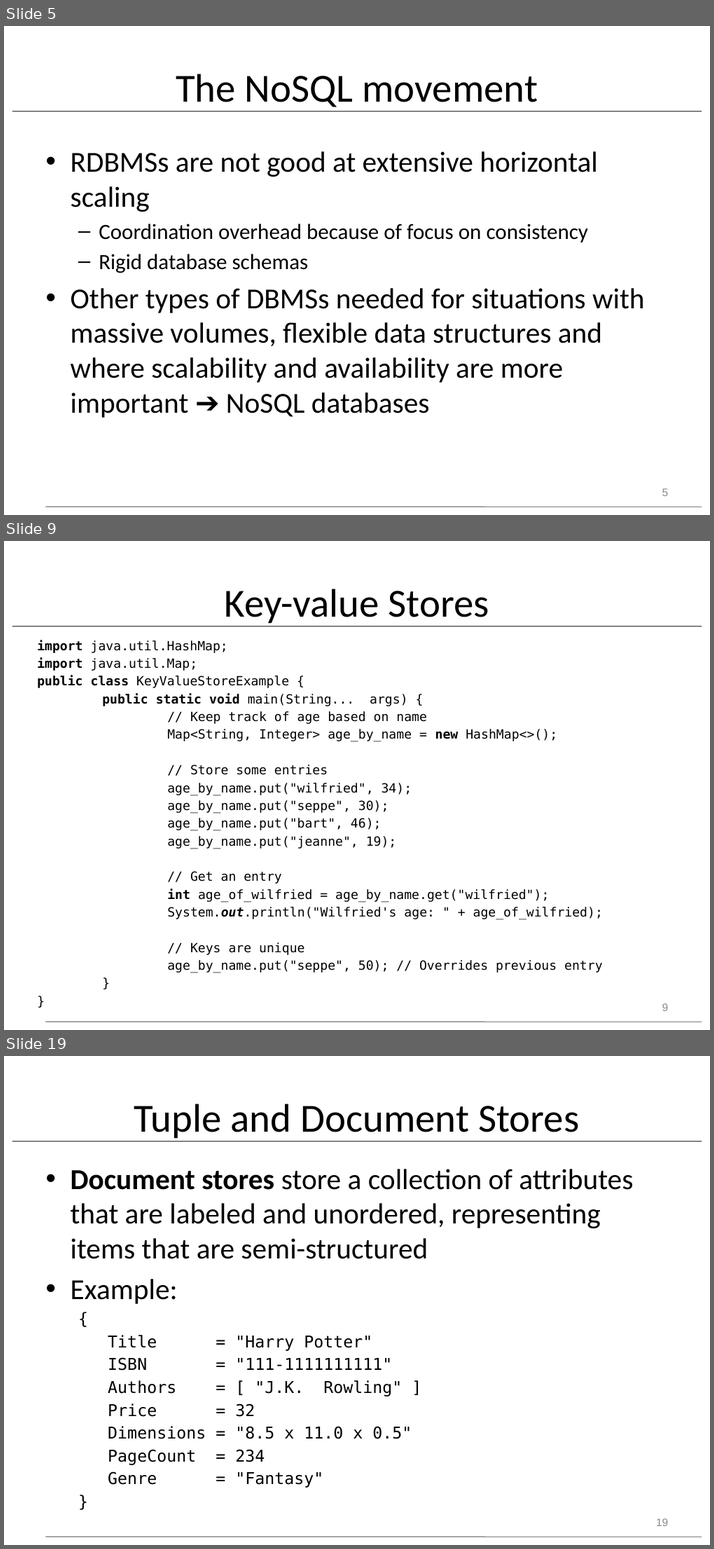
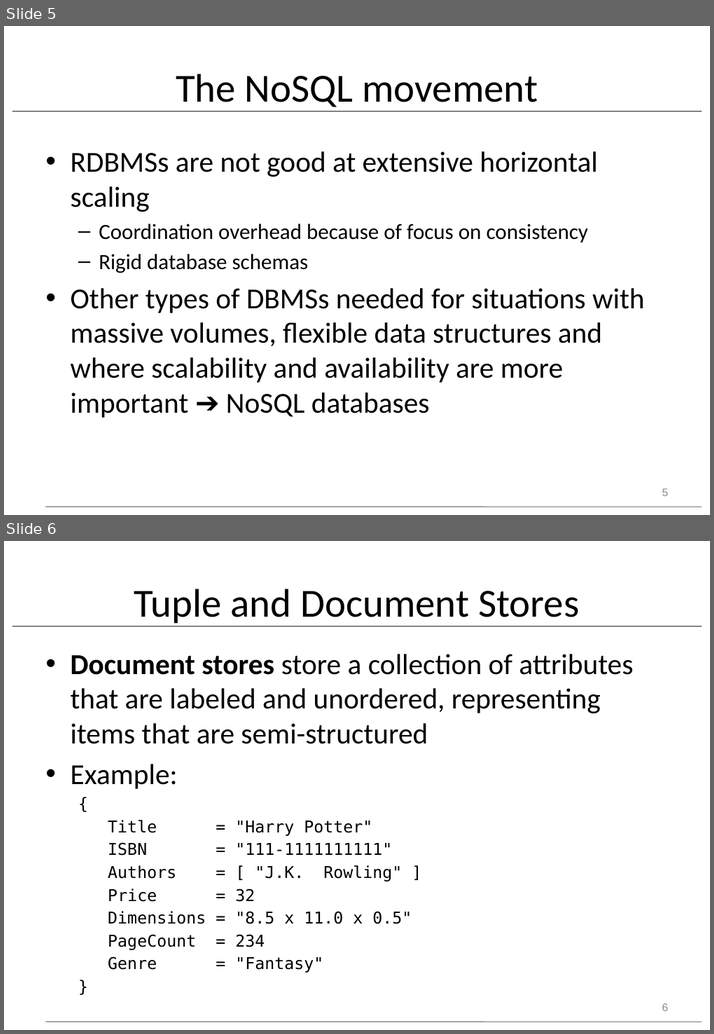
Before and after one commit to dickinson-comp378-fa2025/comp378-web, a slide deck: resources/class27/pdbm-ch11-abbrev.pptx. Shown one above the other, each under a label of ours: slides 5, 9 and 19 before the commit, slides 5 and 6 after it; the slides between them are not shown. The pictures are 714x1549 and 714x1034 pixels, drawn with LibreOffice and Linux fonts; fonts in the diff are those of the drawing. Boxes give left, top, right and bottom in pixels: in the first picture for what was removed or moved away, otherwise in the second. Text is boxed around its words. In the diff, an @@ line names an element or a change of style, - is before the commit and + after.

```diff
--- a/resources/class27/pdbm-ch11-abbrev.pptx
+++ b/resources/class27/pdbm-ch11-abbrev.pptx
@@ slide 9 removed at (x1=4, y1=541, x2=710, y2=1030), background #FFFFFF; not listed: 2 template elements that a slide beside it also shows @@
@@ title removed at (x1=224, y1=589, x2=489, y2=626) @@
-Key-value Stores
@@ text removed at (x1=37, y1=640, x2=602, y2=955) @@
-import java.util.HashMap;
-import java.util.Map;
-public class KeyValueStoreExample {
-public static void main(String... args) {
-// Keep track of age based on name
-Map<String, Integer> age_by_name = new HashMap<>();
-// Store some entries
-age_by_name.put("wilfried", 34);
-age_by_name.put("seppe", 30);
-age_by_name.put("bart", 46);
-age_by_name.put("jeanne", 19);
-// Get an entry
-int age_of_wilfried = age_by_name.get("wilfried");
-System.out.println("Wilfried's age: " + age_of_wilfried);
-// Keys are unique
-age_by_name.put("seppe", 50); // Overrides previous entry
-}
-}
@@ page number removed at (x1=662, y1=1003, x2=668, y2=1011) @@
-9
@@ what was slide 19 is now slide 6 @@
@@ page number at (x1=662, y1=1003, x2=668, y2=1011): text changed @@
-19
+6
```
Also in this commit, not shown: 15 other slides removed, 1 other file.
